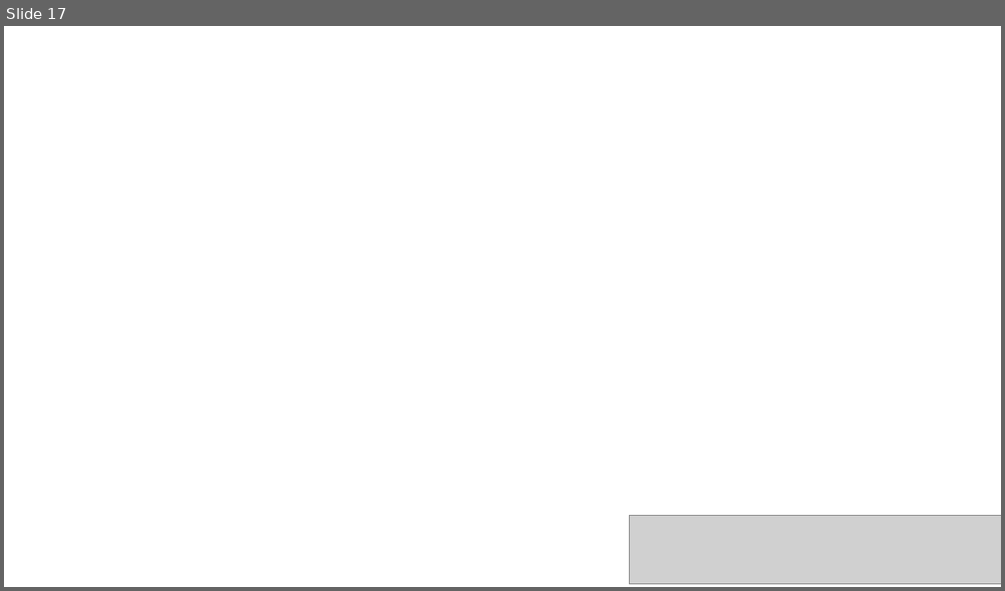
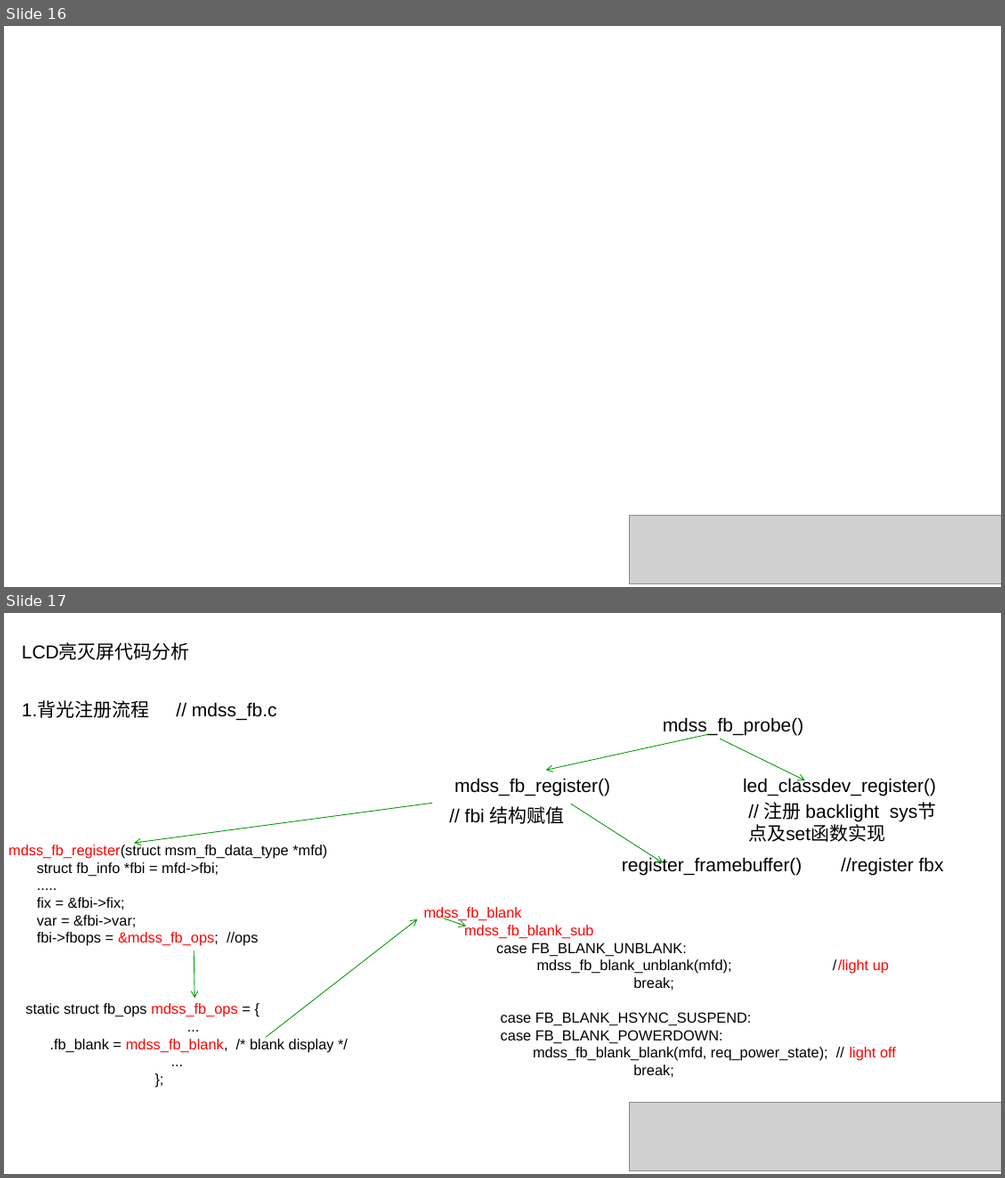
Before and after one commit to liyingfei142118/practice, a slide deck: learn/TP.pptx. Shown one above the other, each under a label of ours: slide 17 before the commit, slides 16 and 17 after it. The pictures are 1005x591 and 1005x1178 pixels, drawn with LibreOffice and Linux fonts; fonts in the diff are those of the drawing; grey boxes stand for pictures; background and template pictures are left out. Boxes give left, top, right and bottom in pixels: in the first picture for what was removed or moved away, otherwise in the second. Text is boxed around its words. In the diff, an @@ line names an element or a change of style, - is before the commit and + after.

```diff
--- a/learn/TP.pptx
+++ b/learn/TP.pptx
@@ slide 17 added at box(4, 613, 1001, 1174), background picture (left out) @@
@@ text added at box(22, 643, 190, 660), 18 pt, text #000000 @@
+LCD亮灭屏代码分析
@@ text added at box(22, 702, 150, 718), 18 pt, text #000000 @@
+1.背光注册流程
@@ text added at box(192, 702, 277, 721), 18 pt, text #000000 @@
+// mdss_fb.c
@@ text added at box(663, 717, 804, 735), 18 pt, text #000000 @@
+mdss_fb_probe()
@@ arrow added from (708, 734) to (546, 770), #009900 0.75 pt @@
@@ arrow added from (720, 738) to (805, 780), #009900 0.75 pt @@
@@ text added at box(454, 778, 610, 795), 18 pt, text #000000 @@
+mdss_fb_register()
@@ text added at box(743, 777, 936, 795), 18 pt, text #000000 @@
+led_classdev_register()
@@ arrow added from (432, 803) to (134, 843), #009900 0.75 pt @@
@@ text added at box(465, 806, 565, 824), 18 pt, text #000000 @@
+// fbi 结构赋值
@@ arrow added from (571, 803) to (663, 863), #009900 0.75 pt @@
@@ text added at box(764, 802, 879, 822), 18 pt, text #000000 @@
+// 注册 backlight sys节点及set函数实现
@@ text added at box(8, 844, 327, 946), 14 pt, text #000000 @@
+mdss_fb_register(struct msm_fb_data_type *mfd)
+struct fb_info *fbi = mfd->fbi;
+.....
+fix = &fbi->fix;
+var = &fbi->var;
+fbi->fbops = &mdss_fb_ops; //ops
@@ text added at box(622, 856, 802, 875), 18 pt, text #000000 @@
+register_framebuffer()
@@ text added at box(841, 857, 944, 875), 18 pt, text #000000 @@
+//register fbx
@@ arrow added from (266, 1037) to (418, 919), #009900 0.75 pt @@
@@ text added at box(424, 907, 896, 1077), 14 pt, text #000000 @@
+mdss_fb_blank
+mdss_fb_blank_sub
+case FB_BLANK_UNBLANK:
+mdss_fb_blank_unblank(mfd); //light up
+break;
+case FB_BLANK_HSYNC_SUSPEND:
+case FB_BLANK_POWERDOWN:
+mdss_fb_blank_blank(mfd, req_power_state); // light off
+break;
@@ arrow added from (444, 918) to (466, 926), #009900 0.75 pt @@
@@ arrow added from (194, 950) to (194, 998), #009900 0.75 pt @@
@@ text added at box(25, 1003, 334, 1052), 14 pt, text #000000 @@
+static struct fb_ops mdss_fb_ops = {
+...
+.fb_blank = mdss_fb_blank, /* blank display */
+...
+};
@@ picture added at box(629, 1102, 1001, 1171) @@
@@ what was slide 17 is now slide 16 @@
```
Also in this commit, not shown: 8 other slides added, 4 other files.
